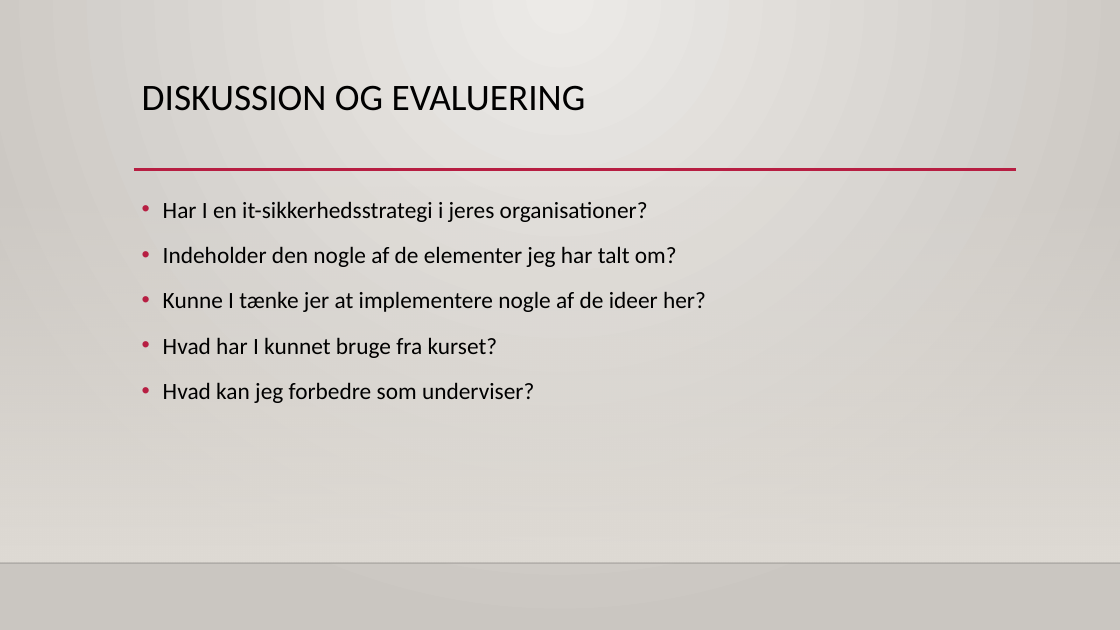
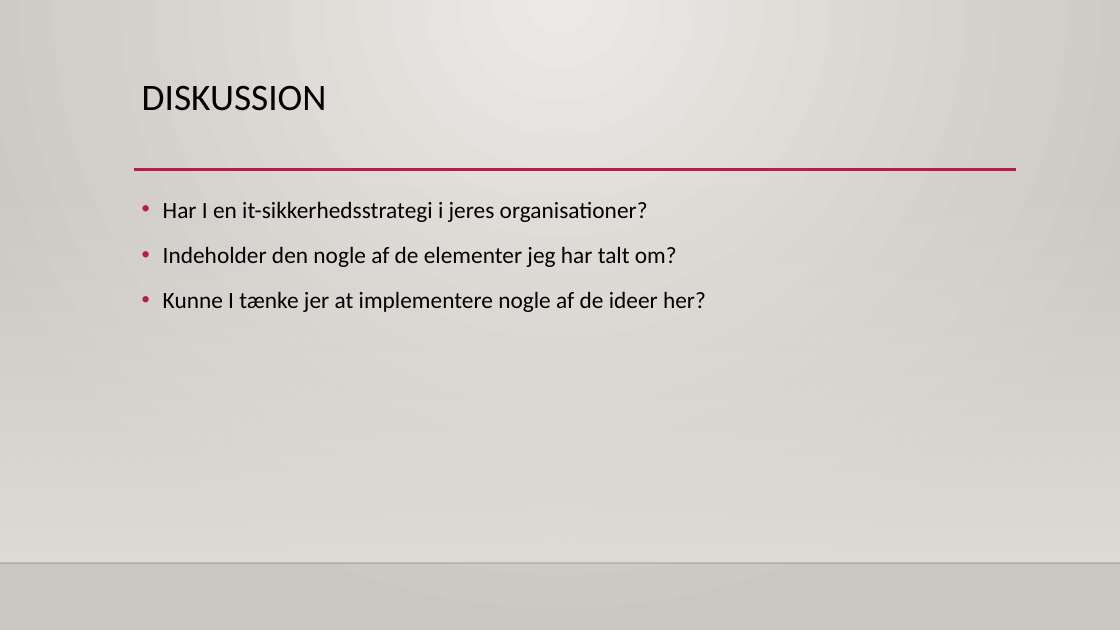
Before and after one commit to philipkaare/presentations, a slide deck: slide 12 of Smartlearning.dk/IT-sikkerhed - webinar 4.pptx. Drawn at 1120x630 pixels with LibreOffice and Linux fonts; fonts in the diff are those of the drawing; background and template pictures are left out. Boxes give left, top, right and bottom in pixels: in the first picture for what was removed or moved away, otherwise in the second. Text is boxed around its words. In the diff, an @@ line names an element or a change of style, - is before the commit and + after.

```diff
--- a/Smartlearning.dk/IT-sikkerhed - webinar 4.pptx
+++ b/Smartlearning.dk/IT-sikkerhed - webinar 4.pptx
@@ title at (x1=142, y1=85, x2=327, y2=111): text changed @@
-DISKUSSION OG EVALUERING
+DISKUSSION
@@ text at (x1=163, y1=337, x2=534, y2=403): paragraphs removed @@
-• Hvad har I kunnet bruge fra kurset?
-• Hvad kan jeg forbedre som underviser?
```
Also in this commit, not shown: 3 other slides changed, 2 slides added, 1 other file.
